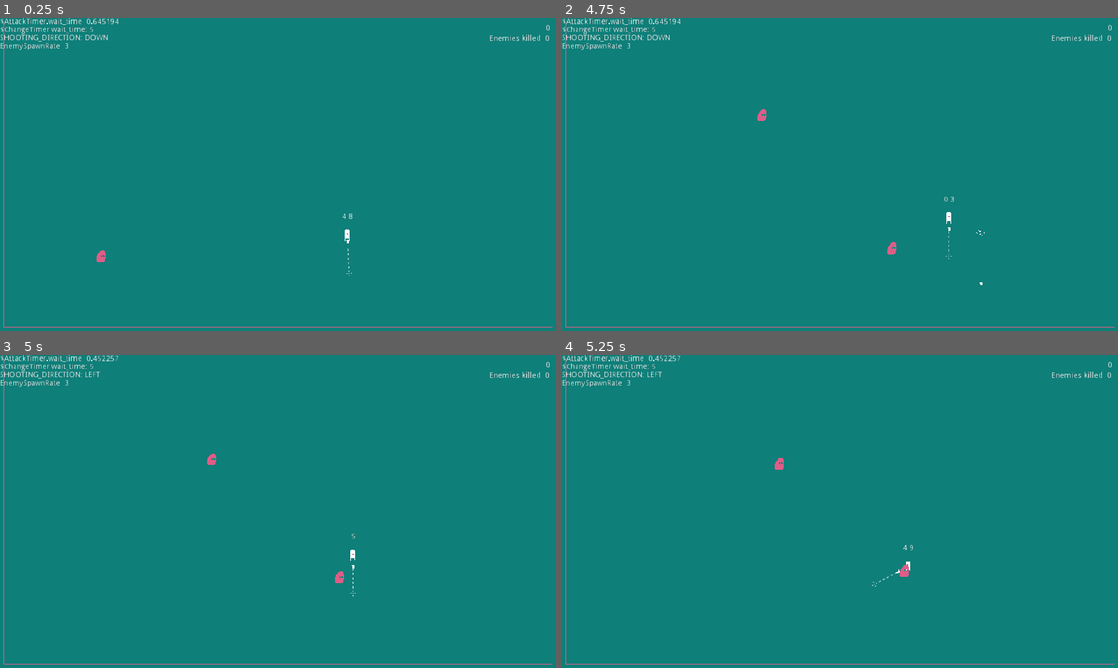
Above: before the commit, frames 1-4 (two rows, left to right).
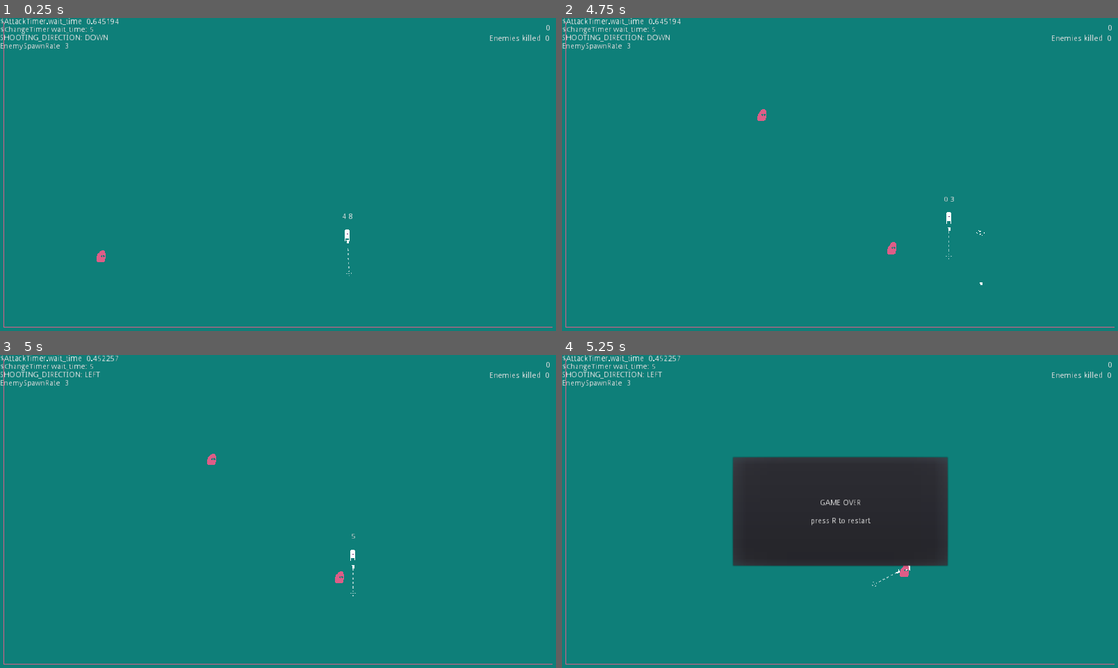
Above: after the commit, the same moments.

Repository: skarnl/gmtk-game-jam
Game: Godot game, scene res://screens/splash.tscn
Same seed, same stepped clock (60 frames per second), same inputs: the game is played once before the commit and once after it. Sound files missing from this copy of the repository are replaced by a short silence.
Inputs:
- Up to frame 1 (0.25 s): no input
- Up to frame 2 (4.75 s): tap Enter at 0.5 s; hold Right (ui_right) 0.53-1.28 s; tap Space at 1.25 s; hold Down (ui_down) 1.28-2.03 s; hold Right (ui_right) 2.03-2.78 s; hold Up (ui_up) 2.78-3.53 s; hold Left (ui_left) from 3.53 s (still down)
- Up to frame 3 (5 s): keep holding Left (ui_left)
- Up to frame 4 (5.25 s): release Left (ui_left) at 5.03 s; hold Down (ui_down) from 5.03 s (still down)

Frames 1-3 are identical in both runs. In frame 4, 14% of the frame differs, in the area x 30-70%, y 32-68%.
Error before the commit: Attempt to call function 'play' in base 'null instance' on a null instance. (res://screens/game/game.gd:151)

Commit message:
Add slow down on pause

Diff:
--- a/screens/game/game.gd
+++ b/screens/game/game.gd
@@ -139,6 +139,7 @@
 		STATES.PAUSED:
 			if _current_state == STATES.PLAY:
 				_current_state = new_state
+				$SlowDown.play()
 				_set_paused(true)
 				_show_paused_overlay()
 
--- a/screens/game/game.tscn
+++ b/screens/game/game.tscn
@@ -1,10 +1,12 @@
-[gd_scene load_steps=8 format=2]
+[gd_scene load_steps=10 format=2]
 
 [ext_resource path="res://entities/player.tscn" type="PackedScene" id=1]
 [ext_resource path="res://screens/game/game.gd" type="Script" id=2]
 [ext_resource path="res://gui/hud.tscn" type="PackedScene" id=3]
 [ext_resource path="res://assets/borders.tres" type="TileSet" id=4]
 [ext_resource path="res://screens/game/camera2d.gd" type="Script" id=5]
+[ext_resource path="res://assets/sounds/player_die.wav" type="AudioStream" id=6]
+[ext_resource path="res://assets/sounds/slow_down.ogg" type="AudioStream" id=7]
 
 [sub_resource type="RectangleShape2D" id=1]
 extents = Vector2( 10, 576 )
@@ -60,6 +62,14 @@
 pause_mode = 2
 script = ExtResource( 2 )
 
+[node name="PlayerDie" type="AudioStreamPlayer" parent="GameLogic"]
+stream = ExtResource( 6 )
+volume_db = -8.0
+
+[node name="SlowDown" type="AudioStreamPlayer" parent="GameLogic"]
+stream = ExtResource( 7 )
+volume_db = -6.0
+
 [node name="HUD" parent="." instance=ExtResource( 3 )]
 pause_mode = 2
 
Not shown, added: assets/sounds/slow_down.ogg.import
Not shown, added: assets/sounds/slow_down.ogg
